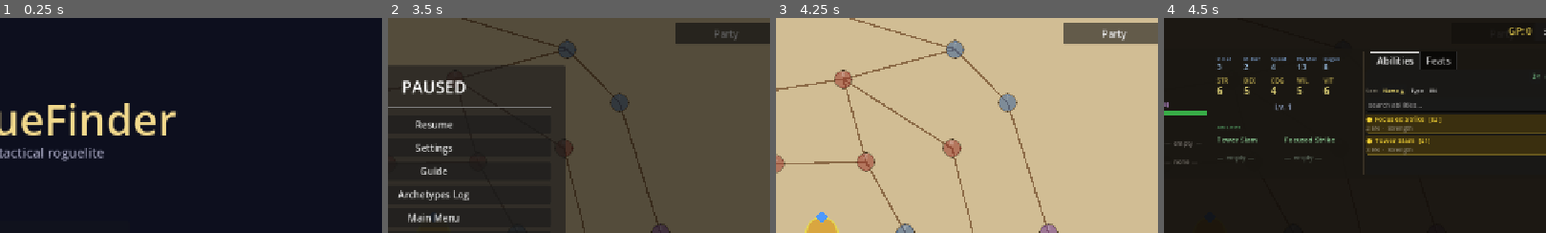
Above: before the commit, frames 1-4 (left to right).
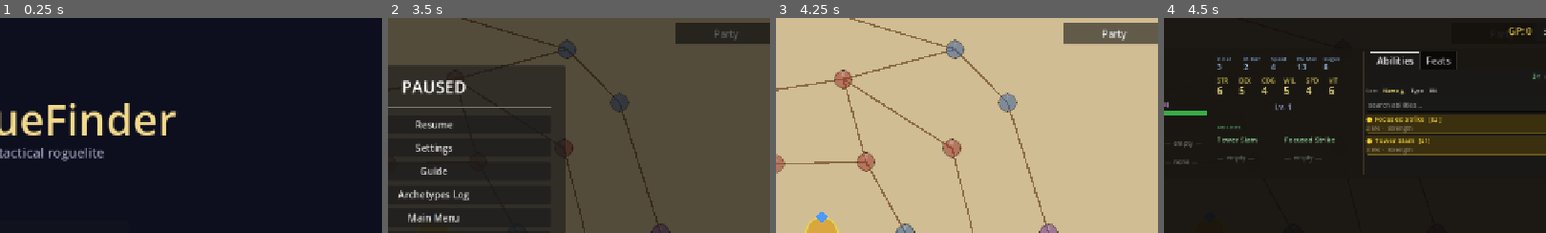
Above: after the commit, the same moments.

Repository: caleb-the-dev/RogueFinder
Game: Godot game, scene res://main.tscn
The game is run twice, just before and just after one commit, with the same random seed, the same clock (stepped at 60 frames per second) and the same inputs. The engine's default icon, where the game draws it, is replaced by a stand-in: a white triangle on a blue panel in a dark square.
Inputs (mouse positions are % of the whole screen's width and height, from its top left):
- Up to frame 1 (0.25 s): no input
- Up to frame 2 (3.5 s): click "Start New Run" at 0.5 s; click (30, 14) at 1.27 s; type "Alex" at 1.35 s; click "Begin Run" at 2 s; click "☰" at 2.75 s
- Up to frame 3 (4.25 s): click "Resume" at 3.5 s
- Up to frame 4 (4.5 s): click "Party" at 4.25 s
The pictures show only the part of the screen within x 44-94%, y 0-50%; the shares and areas given below are measured in that part.

Frames 1-3 are identical in both runs. In frame 4, 0.8% of the frame differs, in the area x 19-46%, y 27-36%.

Commit message:
feat: show SPD attribute in PartySheet and StatPanel

Diff:
--- a/rogue-finder/scripts/party/PartySheet.gd
+++ b/rogue-finder/scripts/party/PartySheet.gd
@@ -626,12 +626,13 @@
 		parent.add_child(dval)
 	tr_y += 36.0
 
-	# Base attributes — 5 columns. [abbr, stat_key, base_value, tooltip]
+	# Base attributes — 6 columns. [abbr, stat_key, base_value, tooltip]
 	var attr_defs: Array = [
 		["STR", "strength",  member.strength,  "Strength\nScales STR-based abilities. Contributes to HARM damage."],
 		["DEX", "dexterity", member.dexterity, "Dexterity\nReserved for future dodge/evasion."],
 		["COG", "cognition", member.cognition, "Cognition\nIntelligence. Reserved for future ability cost scaling."],
 		["WIL", "willpower", member.willpower, "Willpower\nEnergy Regen = 2 + WIL energy restored each turn."],
+		["SPD", "spd",       member.spd,       "Speed\nDrives turn countdown in autobattler. = spd + kindred bonus."],
 		["VIT", "vitality",  member.vitality,  "Vitality\nHP Max = 10 + VIT×4.  Energy Max = 5 + VIT."],
 	]
 	var acol_w: float = tr_w / float(attr_defs.size())
@@ -1873,6 +1874,7 @@
 		"cognition":     return "COG"
 		"willpower":     return "WIL"
 		"vitality":      return "VIT"
+		"spd":           return "SPD"
 		"physical_armor": return "P.DEF"
 		"magic_armor":    return "M.DEF"
 		_: return stat.substr(0, 3).to_upper()
--- a/rogue-finder/scripts/ui/StatPanel.gd
+++ b/rogue-finder/scripts/ui/StatPanel.gd
@@ -122,7 +122,7 @@
 	lines.append("[b]── Attributes ──[/b]")
 	lines.append("STR [b]%d[/b]   DEX [b]%d[/b]   COG [b]%d[/b]" \
 		% [d.strength, d.dexterity, d.cognition])
-	lines.append("WIL [b]%d[/b]   VIT [b]%d[/b]" % [d.willpower, d.vitality])
+	lines.append("WIL [b]%d[/b]   VIT [b]%d[/b]   SPD [b]%d[/b]" % [d.willpower, d.vitality, d.effective_stat("spd")])
 	lines.append("")
 
 	# -- Derived Stats --
